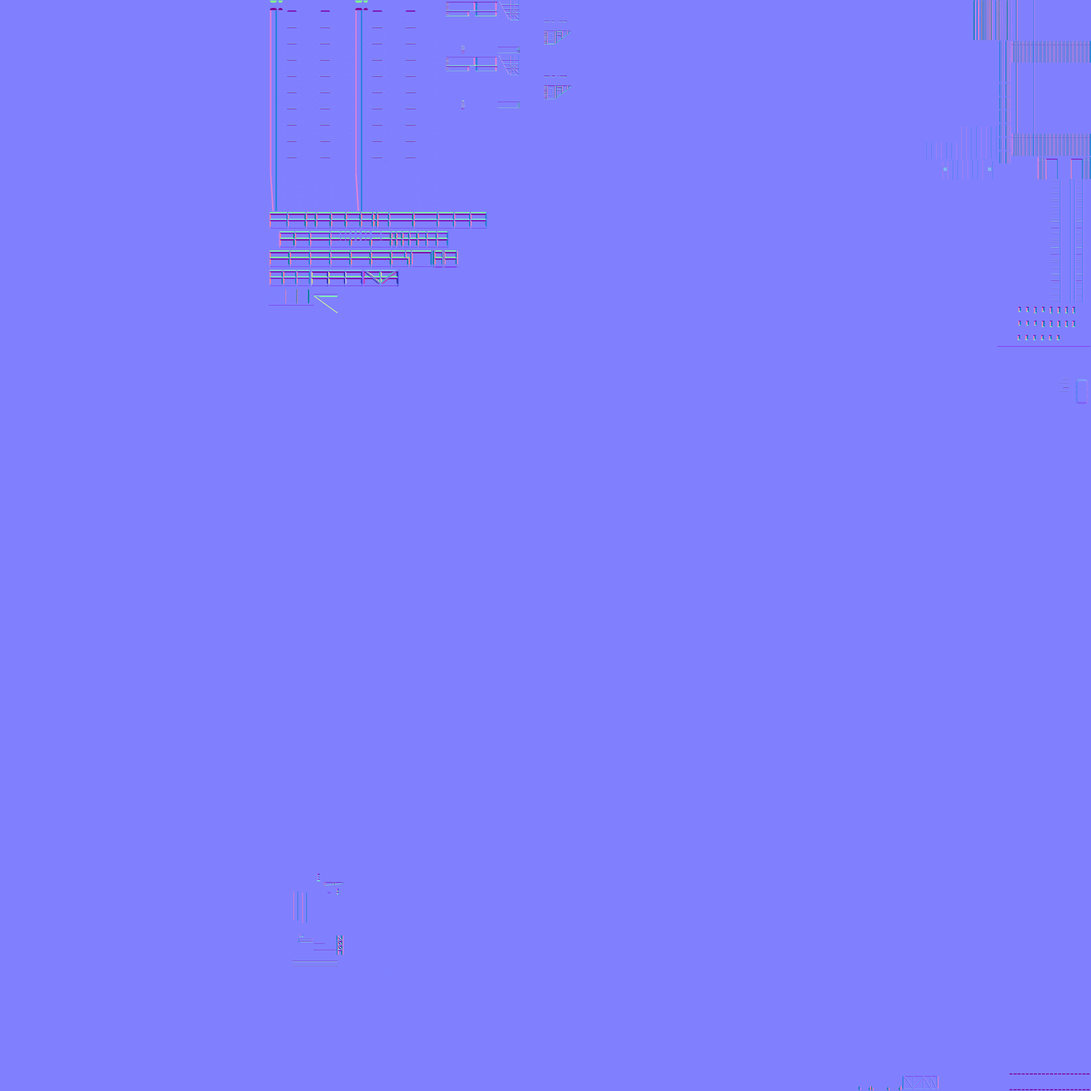
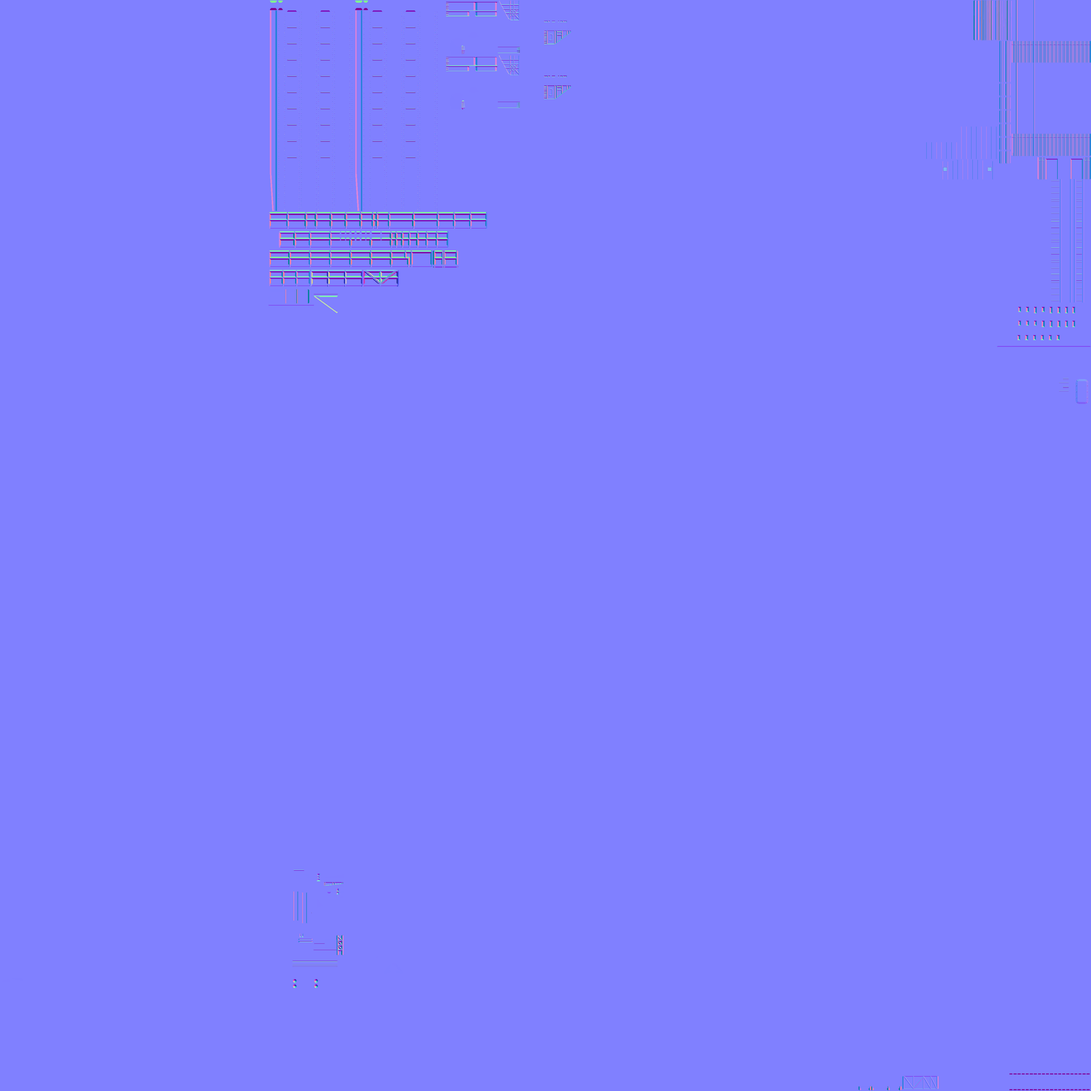
Revision of a layered 1091 × 1091 image; what changed, layer by layer:
painted on "bake_4096.png" over box(293, 869, 319, 989)
